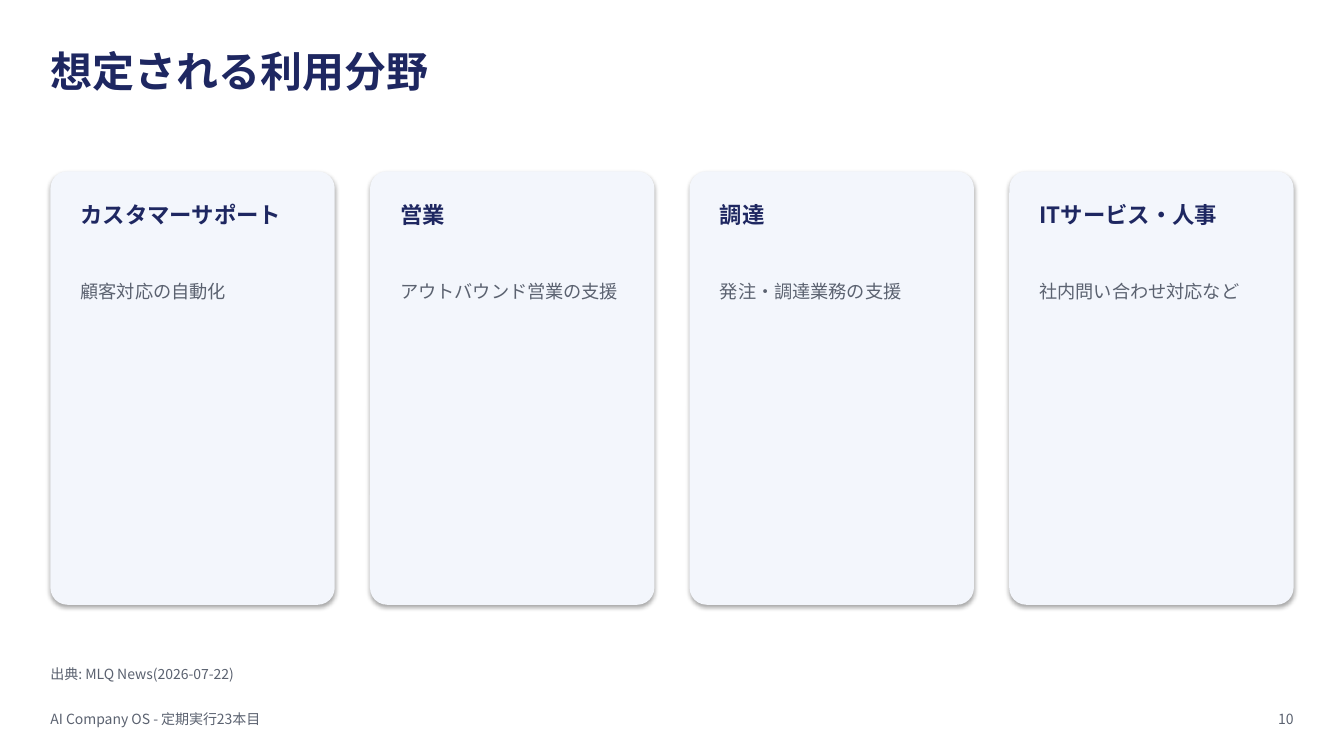
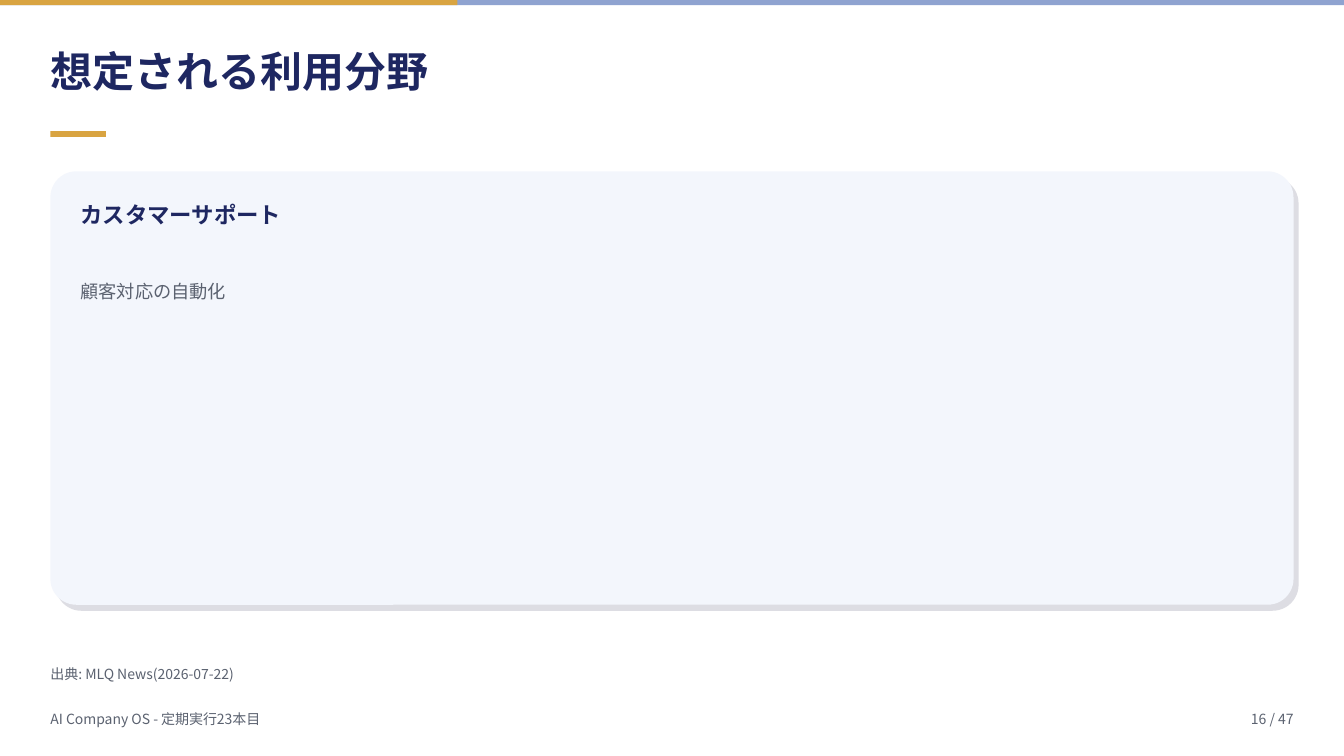
Before and after one commit to mako0120/llm-travel-mvp, a slide deck: slide 16 of ai-company-os/assets/2026-07-23_openai-presence-agent-platform/deck.pptx (slide 10 before the commit). Drawn at 1344x756 pixels with LibreOffice and Linux fonts; fonts in the diff are those of the drawing. Boxes give left, top, right and bottom in pixels: in the first picture for what was removed or moved away, otherwise in the second. Text is boxed around its words. In the diff, an @@ line names an element or a change of style, - is before the commit and + after.

```diff
--- a/ai-company-os/assets/2026-07-23_openai-presence-agent-platform/deck.pptx
+++ b/ai-company-os/assets/2026-07-23_openai-presence-agent-platform/deck.pptx
@@ rectangle added at (x1=0, y1=0, x2=1344, y2=5), fill #8FA3D0 @@
@@ rectangle added at (x1=0, y1=0, x2=458, y2=5), fill #D9A441 @@
@@ rectangle added at (x1=50, y1=131, x2=106, y2=137), fill #D9A441 @@
@@ rounded rectangle resized from (x1=370, y1=171, x2=654, y2=605) to (x1=50, y1=171, x2=1294, y2=605) @@
@@ rounded rectangle at (x1=50, y1=171, x2=1294, y2=605): shadow off @@
@@ rounded rectangle removed at (x1=50, y1=171, x2=335, y2=605) @@
@@ rounded rectangle added at (x1=55, y1=177, x2=1299, y2=611), fill #DDDDE3 @@
@@ rounded rectangle removed at (x1=690, y1=171, x2=974, y2=605) @@
@@ rounded rectangle removed at (x1=1009, y1=171, x2=1294, y2=605) @@
@@ text removed at (x1=400, y1=204, x2=445, y2=225) @@
-営業
@@ text removed at (x1=720, y1=204, x2=765, y2=225) @@
-調達
@@ text removed at (x1=1039, y1=204, x2=1217, y2=225) @@
-ITサービス・人事
@@ text removed at (x1=400, y1=282, x2=618, y2=300) @@
-アウトバウンド営業の支援
@@ text removed at (x1=720, y1=282, x2=902, y2=300) @@
-発注・調達業務の支援
@@ text removed at (x1=1039, y1=282, x2=1239, y2=300) @@
-社内問い合わせ対応など
@@ text added at (x1=1251, y1=713, x2=1294, y2=724), 10 pt, text #5B6270 @@
+16 / 47
@@ text removed at (x1=1278, y1=713, x2=1294, y2=724) @@
-10
```
Also in this commit, not shown: 29 other slides changed, 17 slides added, 6 other files.
